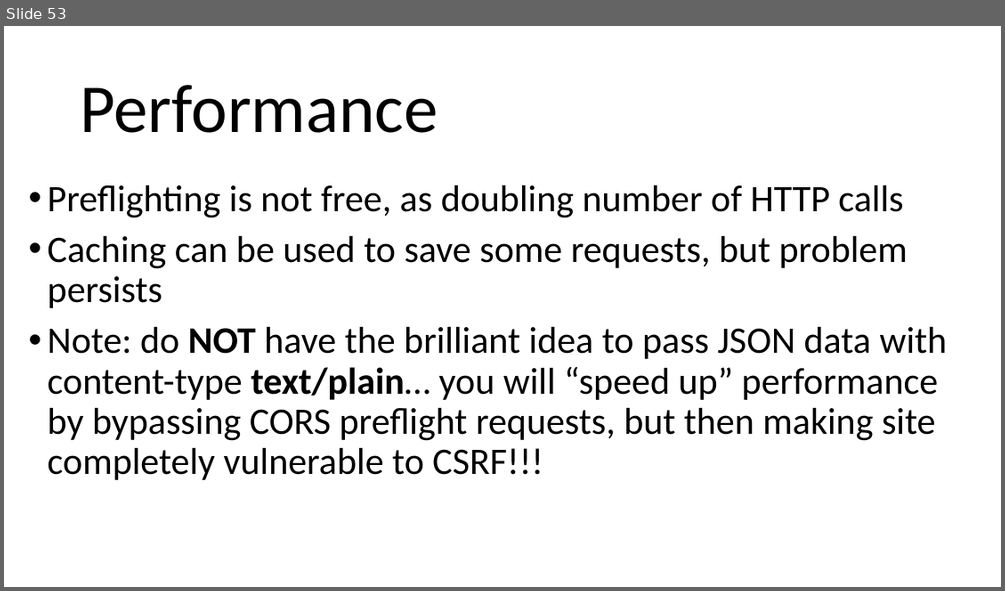
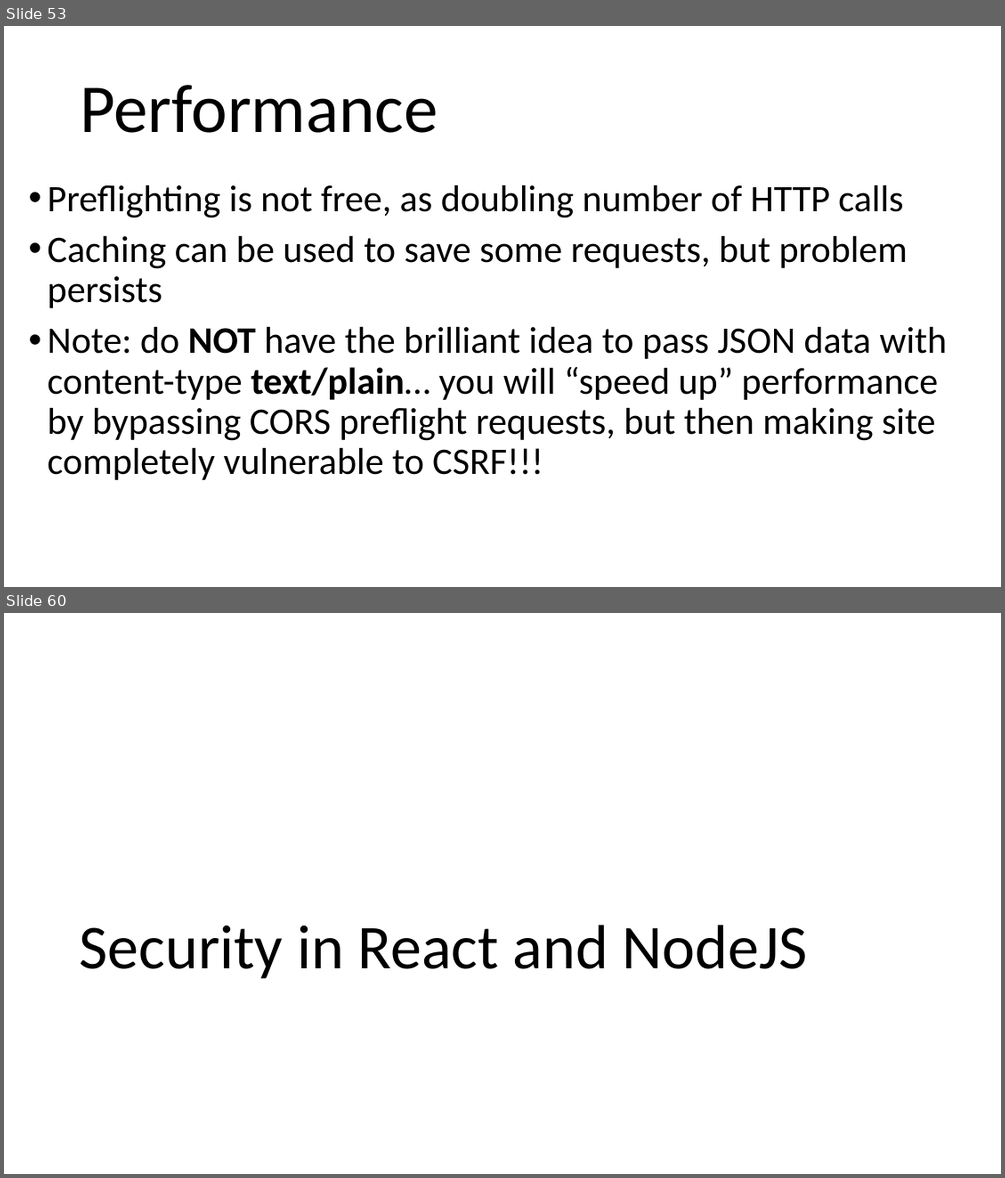
Before and after one commit to arcuri82/web_development_and_api_design, a slide deck: docs/slides/lesson_08.pptx. Shown one above the other, each under a label of ours: slide 53 before the commit, slides 53 and 60 after it; the slides between them are not shown. The pictures are 1005x591 and 1005x1178 pixels, drawn with LibreOffice and Linux fonts; fonts in the diff are those of the drawing. Boxes give left, top, right and bottom in pixels: in the first picture for what was removed or moved away, otherwise in the second. Text is boxed around its words. In the diff, an @@ line names an element or a change of style, - is before the commit and + after.

```diff
--- a/docs/slides/lesson_08.pptx
+++ b/docs/slides/lesson_08.pptx
@@ slide 60 added at <box>4,613,1001,1174</box>, background #FFFFFF @@
@@ title added at <box>80,925,808,979</box>, 60 pt, text #000000 @@
+Security in React and NodeJS
```
Also in this commit, not shown: 3 slides changed, 10 other slides added, 4 slides removed, 1 other file.
